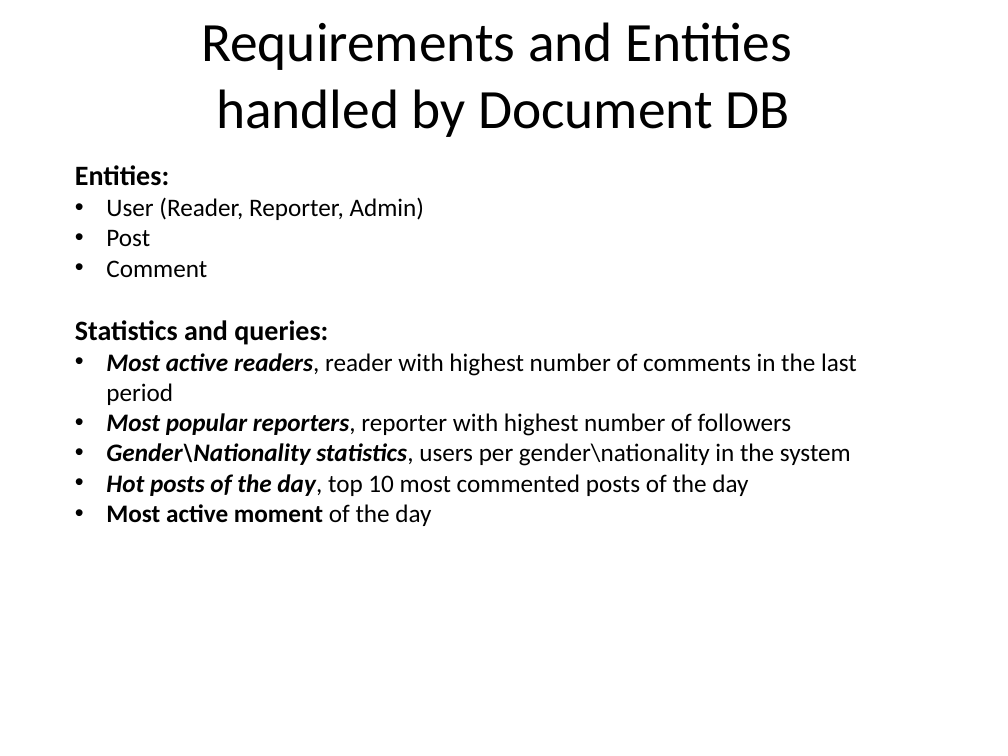
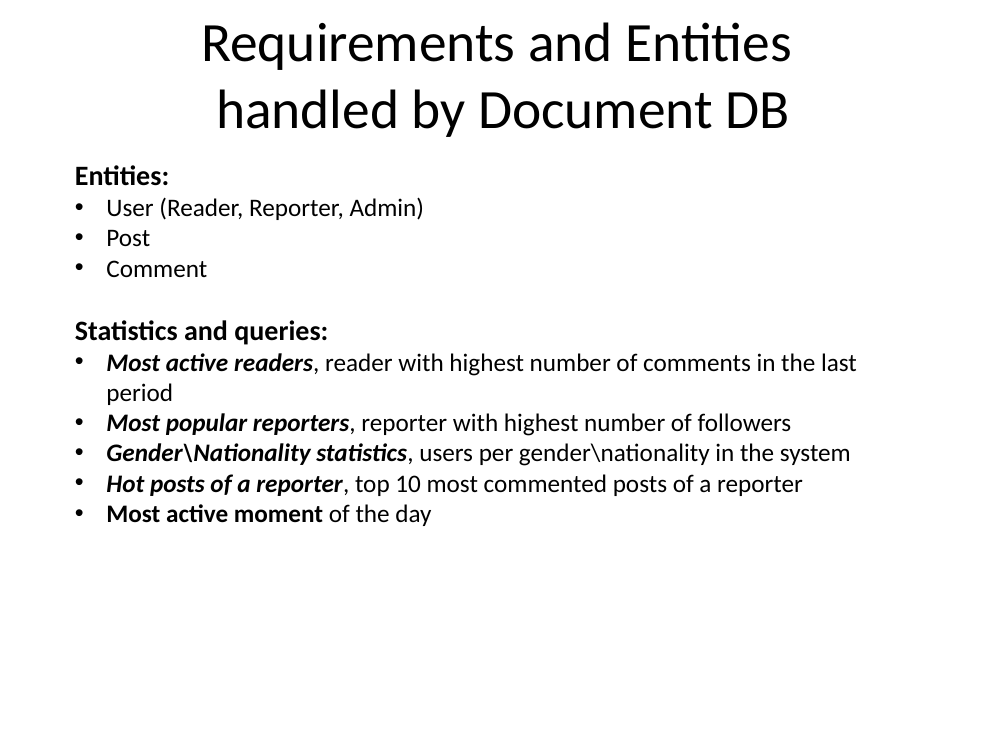
Before and after one commit to MatteBiondi/LSMSD_SocialNews, a slide deck: slide 6 of Docs/Project Proposal.pptx. Drawn at 1008x756 pixels with LibreOffice and Linux fonts; fonts in the diff are those of the drawing; background and template pictures are left out. Boxes give left, top, right and bottom in pixels: in the first picture for what was removed or moved away, otherwise in the second. Text is boxed around its words. In the diff, an @@ line names an element or a change of style, - is before the commit and + after.

Commit message:
Presentation for project proposal updated

```diff
--- a/Docs/Project Proposal.pptx
+++ b/Docs/Project Proposal.pptx
@@ text at box(106, 474, 803, 496): text changed @@
-• Hot posts of the day, top 10 most commented posts of the day
+• Hot posts of a reporter, top 10 most commented posts of a reporter
```
